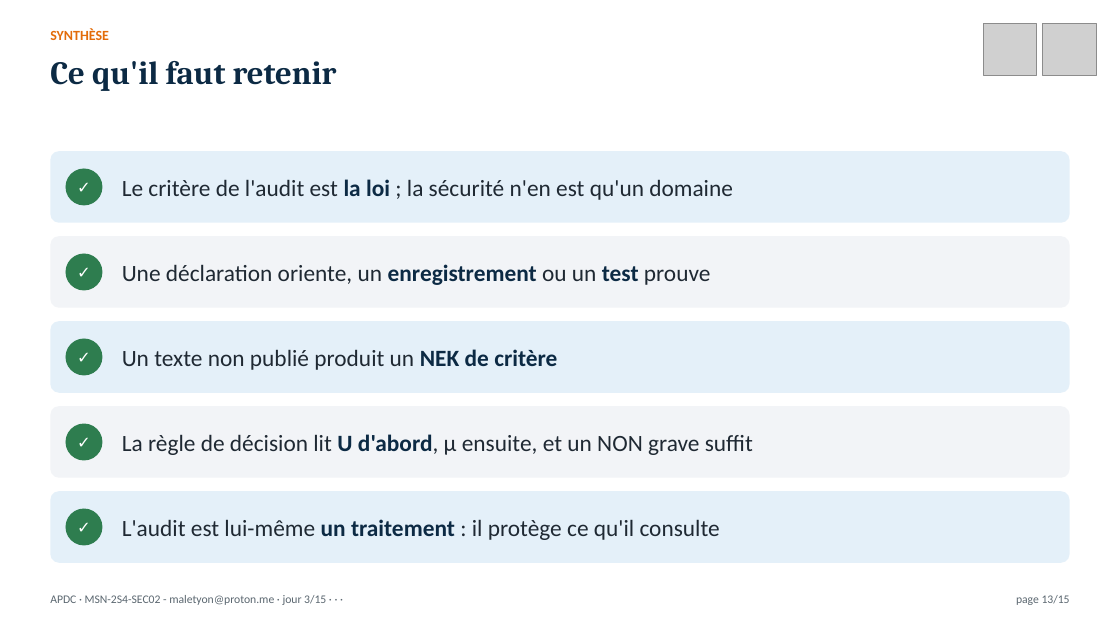
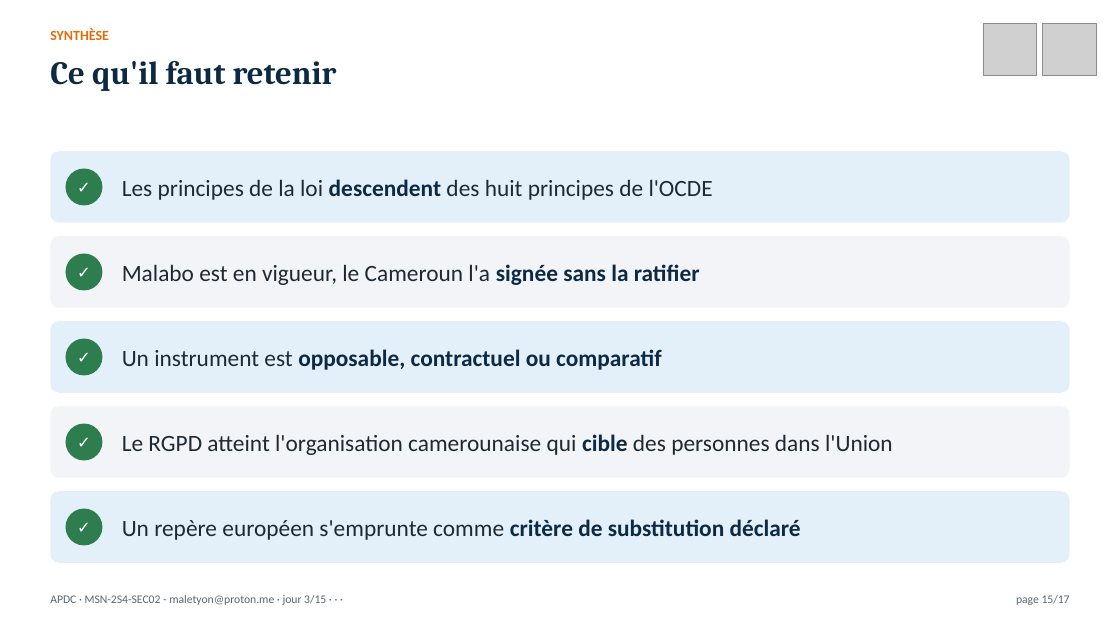
Before and after one commit to MaletYon/cours-apdc, a slide deck: slide 15 of Présentation/APDC_J03.pptx (slide 13 before the commit). Drawn at 1120x630 pixels with LibreOffice and Linux fonts; fonts in the diff are those of the drawing; grey boxes stand for pictures. Boxes give left, top, right and bottom in pixels: in the first picture for what was removed or moved away, otherwise in the second. Text is boxed around its words. In the diff, an @@ line names an element or a change of style, - is before the commit and + after.

```diff
--- a/Présentation/APDC_J03.pptx
+++ b/Présentation/APDC_J03.pptx
@@ text at box(122, 179, 713, 200): text changed @@
-Le critère de l'audit est la loi ; la sécurité n'en est qu'un domaine
+Les principes de la loi descendent des huit principes de l'OCDE
@@ text at box(122, 264, 700, 285): text changed @@
-Une déclaration oriente, un enregistrement ou un test prouve
+Malabo est en vigueur, le Cameroun l'a signée sans la ratifier
@@ text at box(122, 349, 661, 370): text changed; text colour #1F2933 to #0C2A44; bold on @@
-Un texte non publié produit un NEK de critère
+Un instrument est opposable, contractuel ou comparatif
@@ text at box(122, 434, 893, 455): text changed @@
-La règle de décision lit U d'abord, µ ensuite, et un NON grave suffit
+Le RGPD atteint l'organisation camerounaise qui cible des personnes dans l'Union
@@ text at box(122, 519, 801, 540): text changed @@
-L'audit est lui-même un traitement : il protège ce qu'il consulte
+Un repère européen s'emprunte comme critère de substitution déclaré
@@ text at box(1016, 595, 1070, 605): text changed @@
-page 13/15
+page 15/17
```
Also in this commit, not shown: 7 other slides changed, 9 slides added, 7 slides removed, 53 other files.
